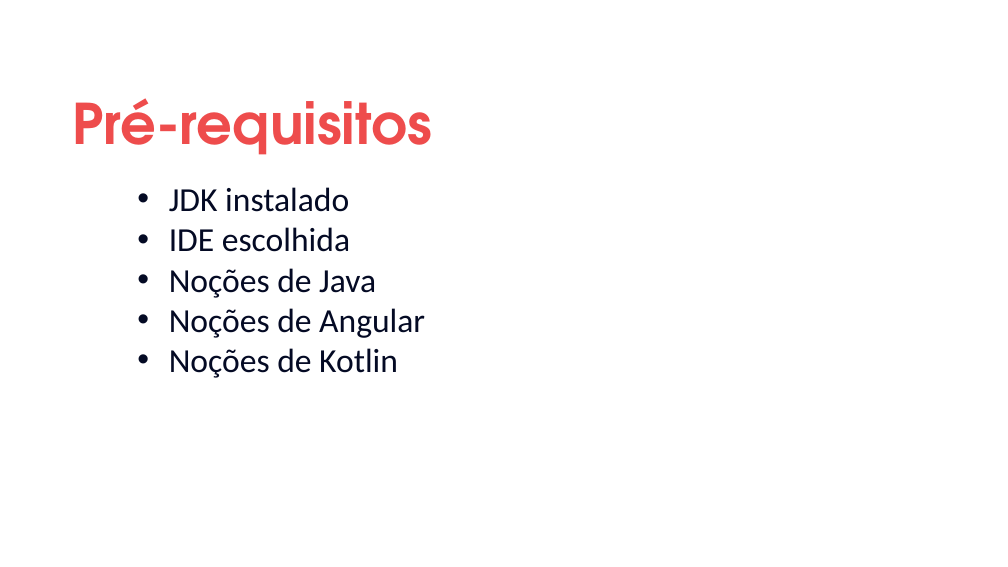
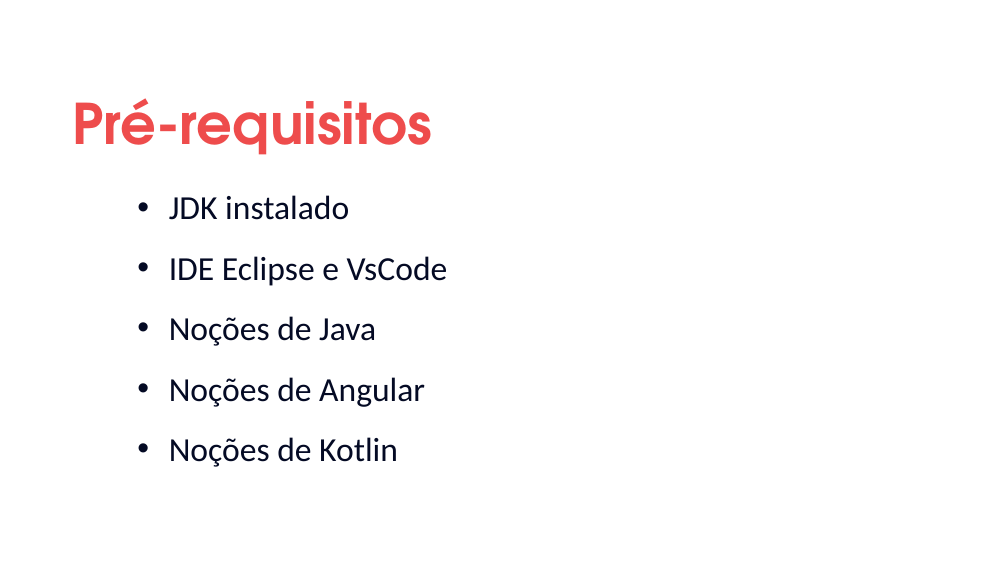
Before and after one commit to digitalinnovationone/trilha-java-basico, a slide deck: slide 5 of apresentacoes/Santander Dev Week.pptx. Drawn at 1008x567 pixels with LibreOffice and Linux fonts; fonts in the diff are those of the drawing; background and template pictures are left out. Boxes give left, top, right and bottom in pixels: in the first picture for what was removed or moved away, otherwise in the second. Text is boxed around its words. In the diff, an @@ line names an element or a change of style, - is before the commit and + after.

```diff
--- a/apresentacoes/Santander Dev Week.pptx
+++ b/apresentacoes/Santander Dev Week.pptx
@@ text at [169,195,425,467]: line spacing 1 to 1.5 @@
@@ text at [169,256,448,286]: text changed @@
-• IDE escolhida
+• IDE Eclipse e VsCode
```
Also in this commit, not shown: 3 other slides changed.
